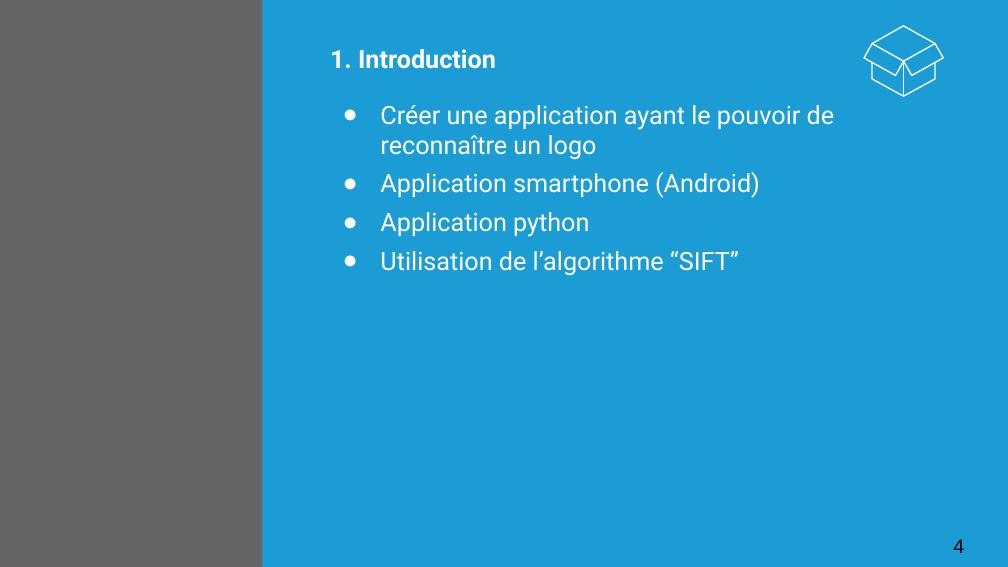
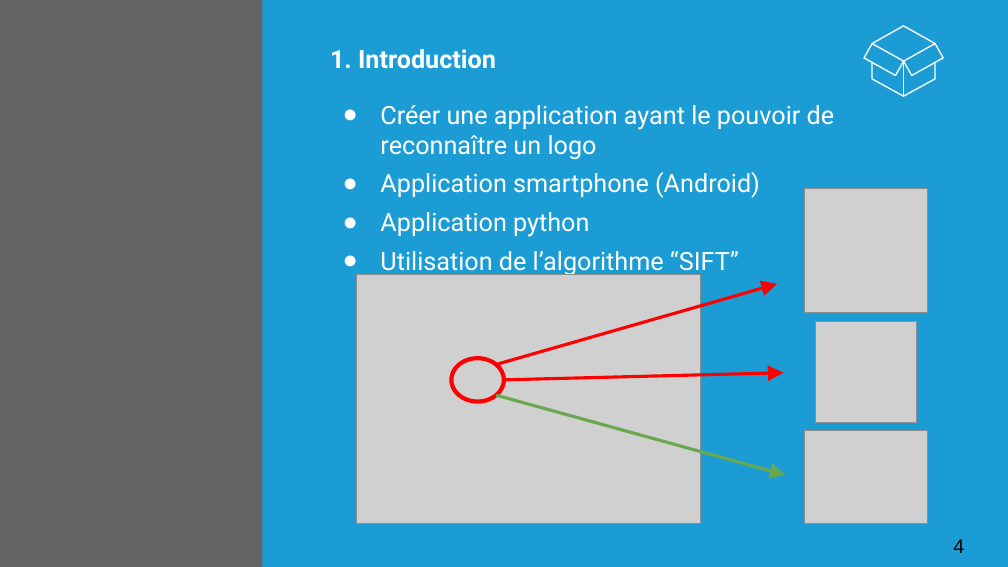
Before and after one commit to ouatedephoque/TraitementImage_Logo, a slide deck: slide 4 of Présentation.pptx. Drawn at 1008x567 pixels with LibreOffice and Linux fonts; fonts in the diff are those of the drawing; grey boxes stand for pictures; background and template pictures are left out; a plain dark background stands for a picture behind light text. Boxes give left, top, right and bottom in pixels: in the first picture for what was removed or moved away, otherwise in the second. Text is boxed around its words. In the diff, an @@ line names an element or a change of style, - is before the commit and + after.

Commit message:
Présentation add images

```diff
--- a/Présentation.pptx
+++ b/Présentation.pptx
@@ picture added at (804, 188, 928, 312) @@
@@ picture added at (357, 275, 701, 524) @@
@@ arrow added from (496, 365) to (777, 284), #FF0000 2.25 pt @@
@@ picture added at (815, 322, 916, 422) @@
@@ ellipse added at (452, 358, 504, 401), outline #FF0000 3 pt @@
@@ arrow added from (504, 380) to (783, 373), #FF0000 2.25 pt @@
@@ arrow added from (496, 395) to (785, 475), #6AA84F 2.25 pt @@
@@ picture added at (804, 431, 928, 524) @@
```
